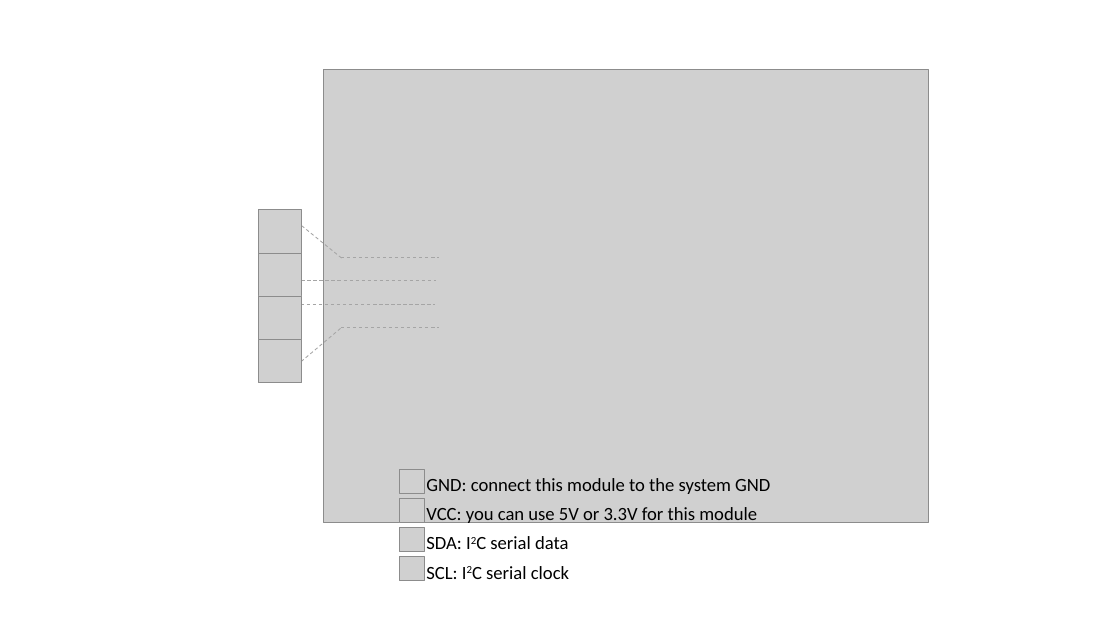
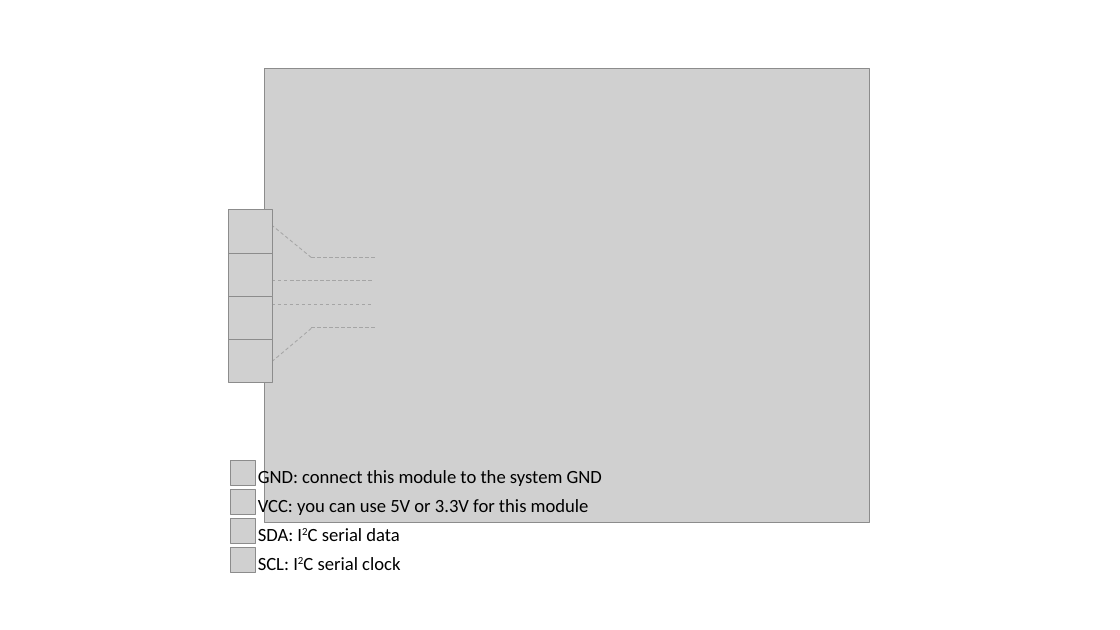
Before and after one commit to SeeedDocument/Grove-IMU_9DOF-lcm20600_AK09918, a slide deck: slide 1 of img/pin_map.pptx. Drawn at 1120x630 pixels with LibreOffice and Linux fonts; fonts in the diff are those of the drawing; grey boxes stand for pictures. Boxes give left, top, right and bottom in pixels: in the first picture for what was removed or moved away, otherwise in the second. Text is boxed around its words. In the diff, an @@ line names an element or a change of style, - is before the commit and + after.

```diff
--- a/img/pin_map.pptx
+++ b/img/pin_map.pptx
@@ picture: place and size @@
-picture at [323, 69, 928, 523]
+picture at [265, 69, 870, 523]
@@ 4 pictures, 2 lines: place and size @@
-4 pictures, 2 lines at [258, 210, 342, 383]
+4 pictures, 2 lines at [229, 210, 312, 383]
@@ line moved from (341, 258) - (439, 258) to (312, 258) - (375, 258) @@
@@ line moved from (302, 281) - (436, 281) to (272, 281) - (372, 281) @@
@@ line moved from (301, 304) - (435, 304) to (271, 304) - (372, 304) @@
@@ line moved from (341, 328) - (439, 328) to (312, 328) - (375, 328) @@
@@ 4 pictures, 1 text: place and size @@
-4 pictures, 1 text at [400, 470, 770, 581]
+4 pictures, 1 text at [231, 460, 602, 572]
```
Also in this commit, not shown: 1 slide added, 1 slide removed, 3 other files.
